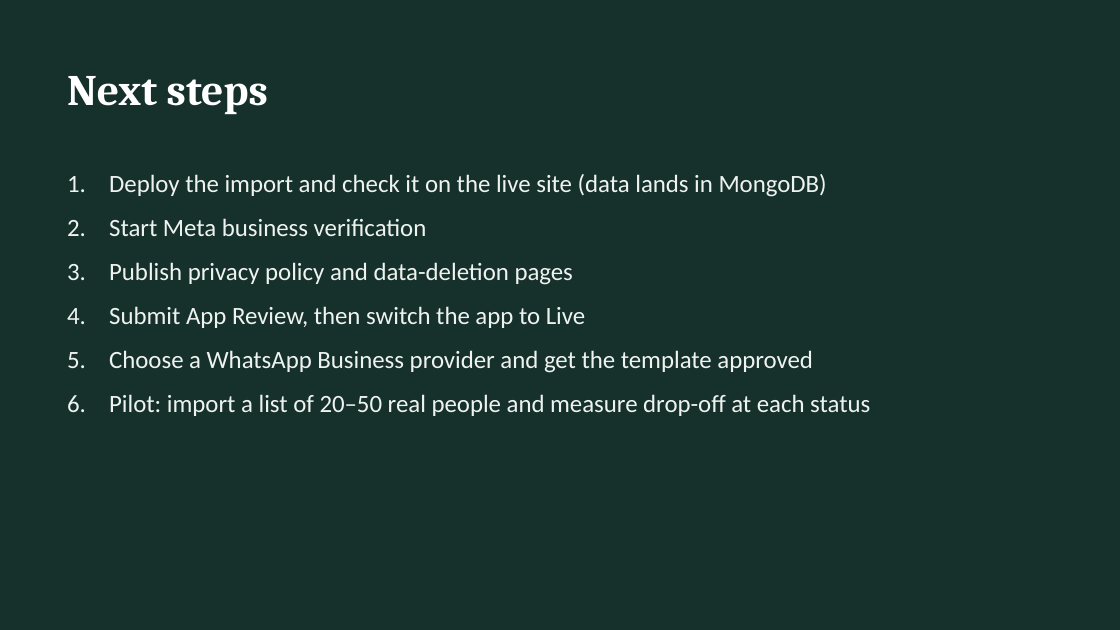
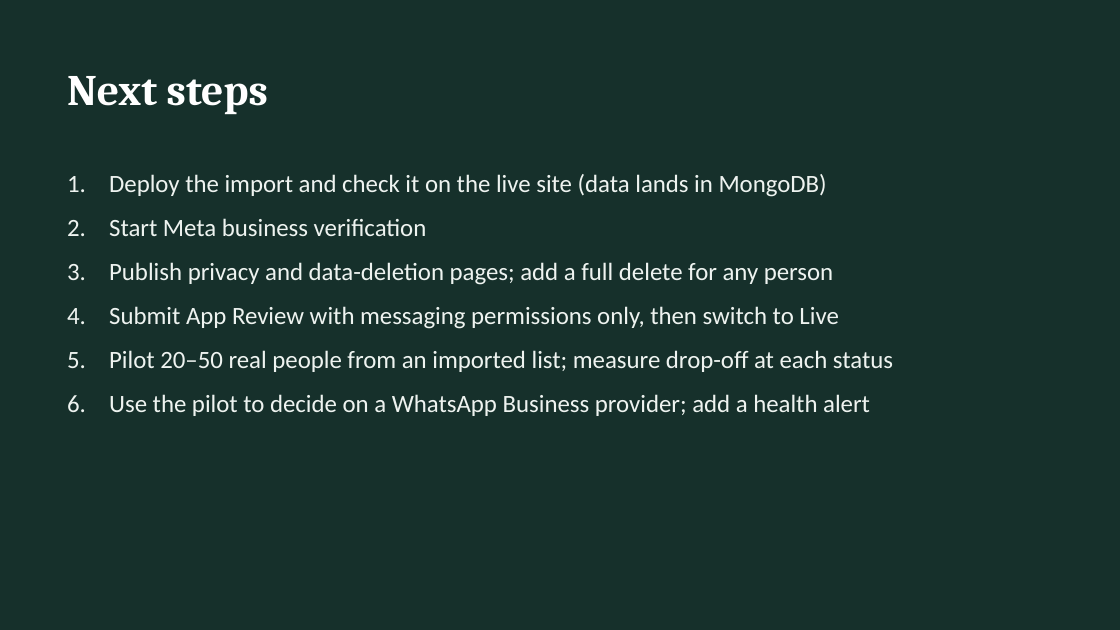
Before and after one commit to blackhorse2807/IG-handle, a slide deck: slide 9 of Instagram-Handle-Capture-Full-Update.pptx. Drawn at 1120x630 pixels with LibreOffice and Linux fonts; fonts in the diff are those of the drawing. Boxes give left, top, right and bottom in pixels: in the first picture for what was removed or moved away, otherwise in the second. Text is boxed around its words. In the diff, an @@ line names an element or a change of style, - is before the commit and + after.

```diff
--- a/Instagram-Handle-Capture-Full-Update.pptx
+++ b/Instagram-Handle-Capture-Full-Update.pptx
@@ text at (109,262,893,416): text changed @@
-3. Publish privacy policy and data-deletion pages
-4. Submit App Review, then switch the app to Live
-5. Choose a WhatsApp Business provider and get the template approved
-6. Pilot: import a list of 20–50 real people and measure drop-off at each status
+3. Publish privacy and data-deletion pages; add a full delete for any person
+4. Submit App Review with messaging permissions only, then switch to Live
+5. Pilot 20–50 real people from an imported list; measure drop-off at each status
+6. Use the pilot to decide on a WhatsApp Business provider; add a health alert
```
Also in this commit, not shown: 2 other slides changed, 1 slide added, 1 slide removed, 1 other file.
